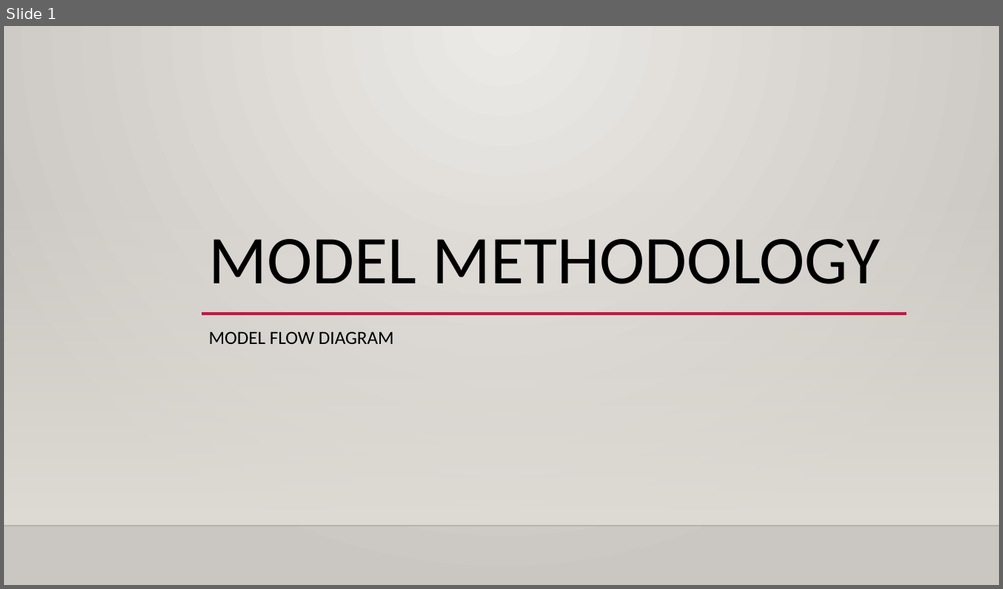
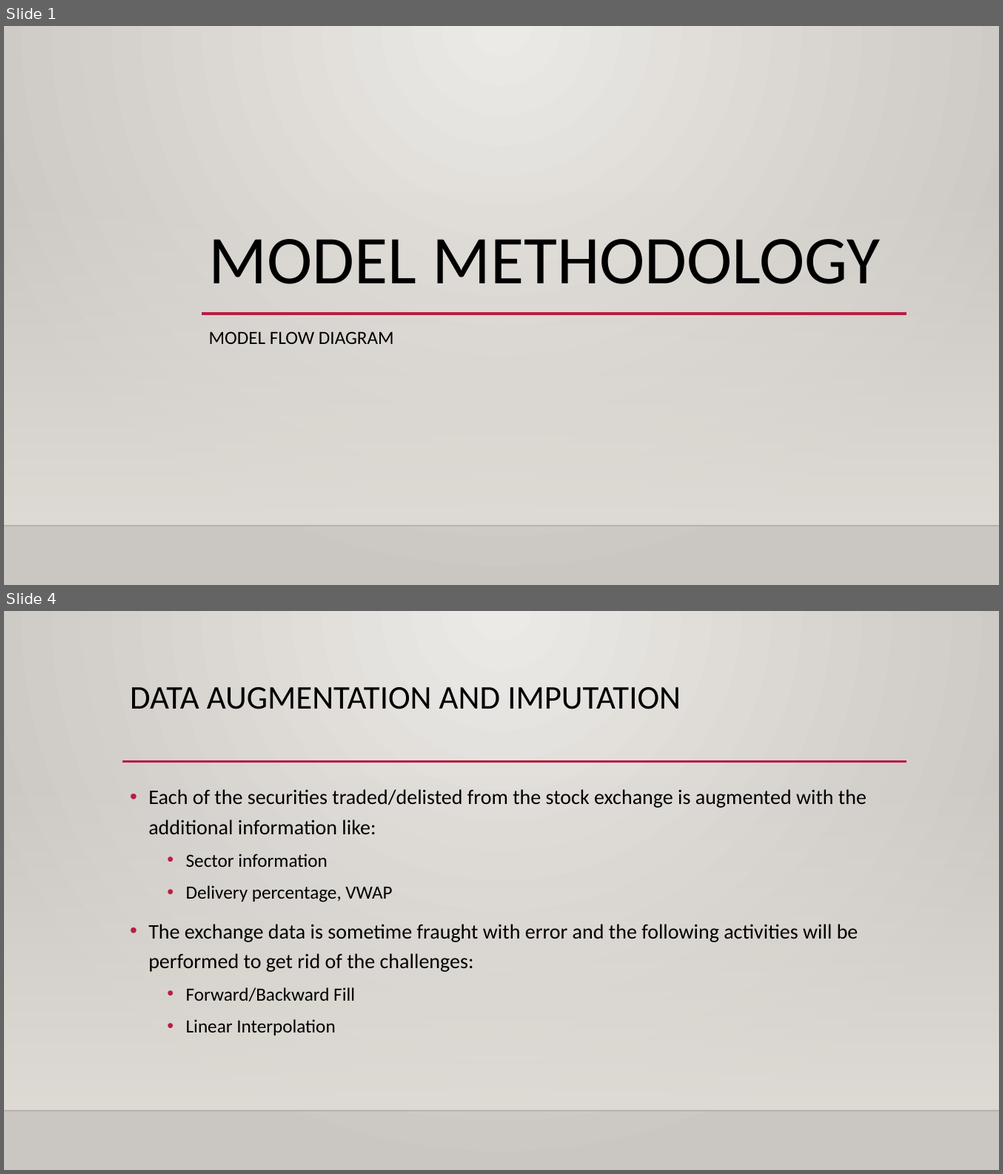
Before and after one commit to anubhav0by0/medium-term-trading-models, a slide deck: Documentation/Model Methodology.pptx. Shown one above the other, each under a label of ours: slide 1 before the commit, slides 1 and 4 after it; the slides between them are not shown. The pictures are 1003x589 and 1003x1174 pixels, drawn with LibreOffice and Linux fonts; fonts in the diff are those of the drawing; background and template pictures are left out. Boxes give left, top, right and bottom in pixels: in the first picture for what was removed or moved away, otherwise in the second. Text is boxed around its words. In the diff, an @@ line names an element or a change of style, - is before the commit and + after.

```diff
--- a/Documentation/Model Methodology.pptx
+++ b/Documentation/Model Methodology.pptx
@@ slide 4 added at (4,611,999,1170), background gradient #ECEAE7 to #CAC7C1; not listed: 2 template elements that a slide beside it also shows @@
@@ title added at (130,687,680,709), 32 pt, text #000000 @@
+DATA AUGMENTATION AND IMPUTATION
@@ line added from (122, 762) to (907, 762), #B71E42 2.5 pt @@
@@ text added at (148,789,866,1036), 20 pt, text #000000 @@
+• Each of the securities traded/delisted from the stock exchange is augmented with the additional information like:
+  • Sector information
+  • Delivery percentage, VWAP
+• The exchange data is sometime fraught with error and the following activities will be performed to get rid of the challenges:
+  • Forward/Backward Fill
+  • Linear Interpolation
```
Also in this commit, not shown: 1 slide changed, 3 other slides added, 6 other files.
